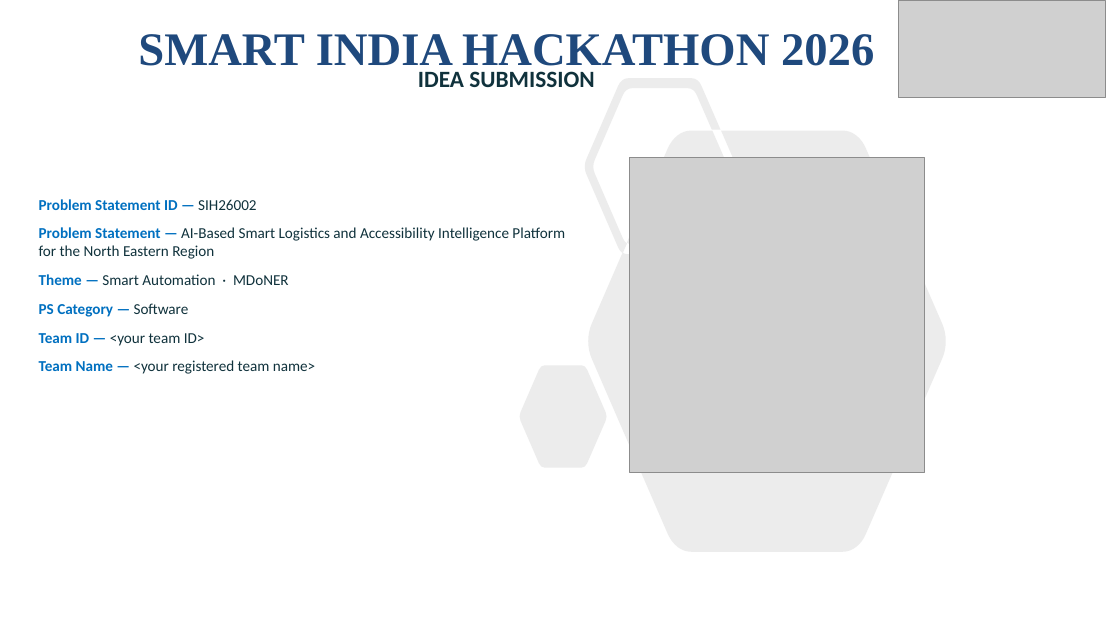
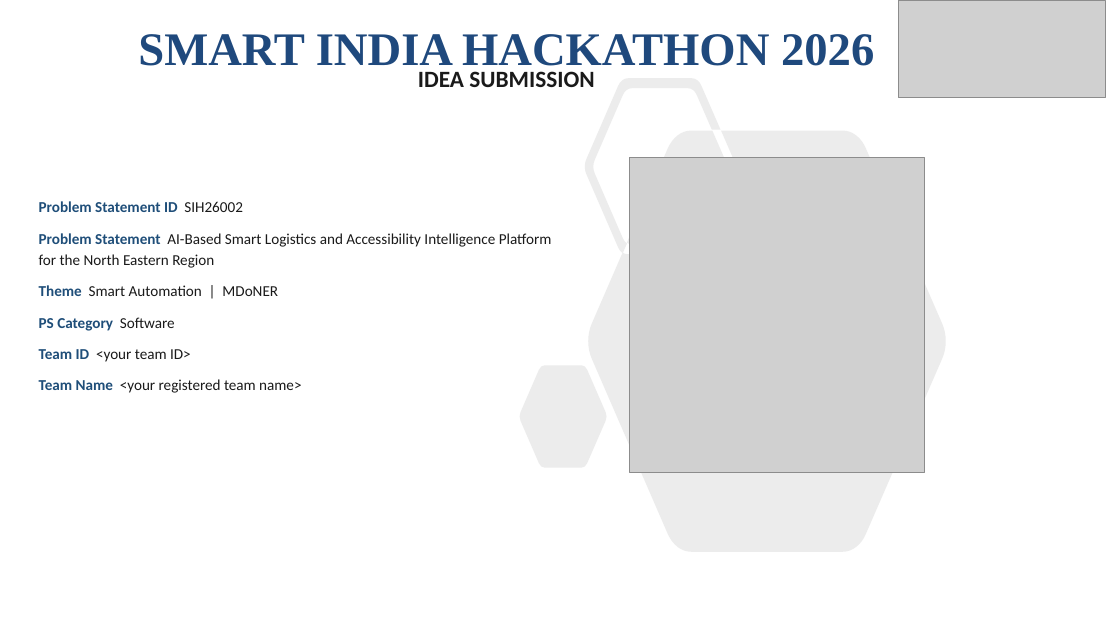
Before and after one commit to Jeffrey2600/Logistics_sih, a slide deck: slide 1 of docs/presentation/SIH26002_NER_Logistics.pptx. Drawn at 1120x630 pixels with LibreOffice and Linux fonts; fonts in the diff are those of the drawing; grey boxes stand for pictures. Boxes give left, top, right and bottom in pixels: in the first picture for what was removed or moved away, otherwise in the second. Text is boxed around its words. In the diff, an @@ line names an element or a change of style, - is before the commit and + after.

```diff
--- a/docs/presentation/SIH26002_NER_Logistics.pptx
+++ b/docs/presentation/SIH26002_NER_Logistics.pptx
@@ subtitle "IDEA SUBMISSION" at [418, 71, 594, 87]: text colour #10323C to #1A1A1A @@
@@ text at [39, 201, 552, 393]: text changed; text colour #10323C to #1A1A1A @@
-Problem Statement ID — SIH26002
-Problem Statement — AI-Based Smart Logistics and Accessibility Intelligence Platform for the North Eastern Region
-Theme — Smart Automation · MDoNER
-PS Category — Software
-Team ID — <your team ID>
-Team Name — <your registered team name>
+Problem Statement ID SIH26002
+Problem Statement AI-Based Smart Logistics and Accessibility Intelligence Platform for the North Eastern Region
+Theme Smart Automation | MDoNER
+PS Category Software
+Team ID <your team ID>
+Team Name <your registered team name>
```
Also in this commit, not shown: 4 other slides changed, 7 slides added, 1 slide removed, 11 other files.
